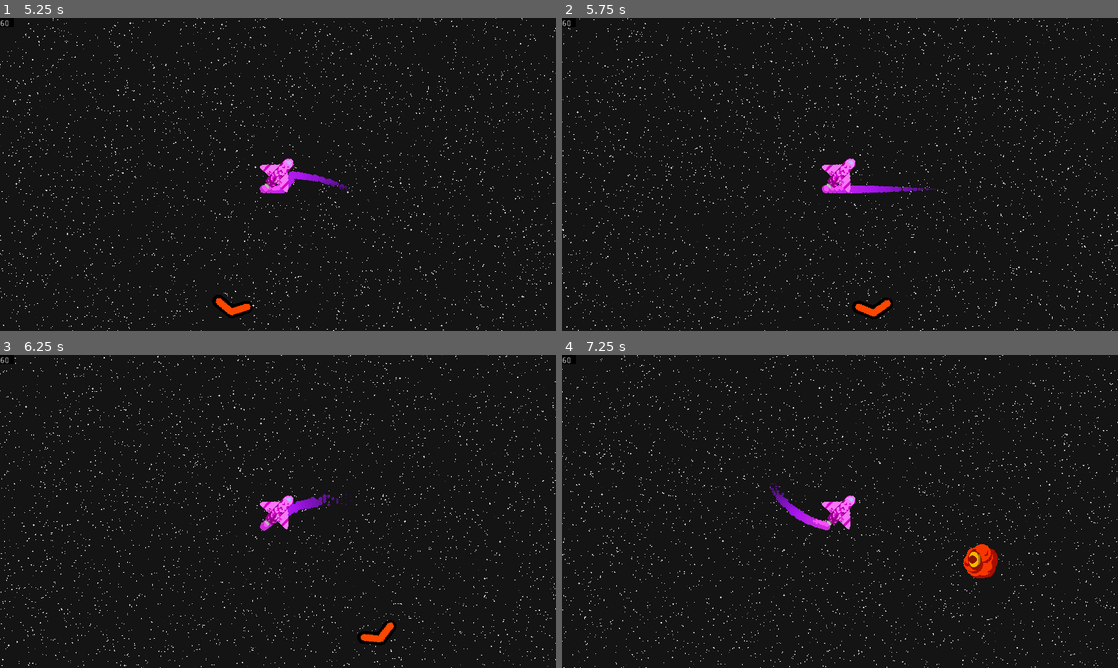
Above: before the commit, frames 1-4 (two rows, left to right).
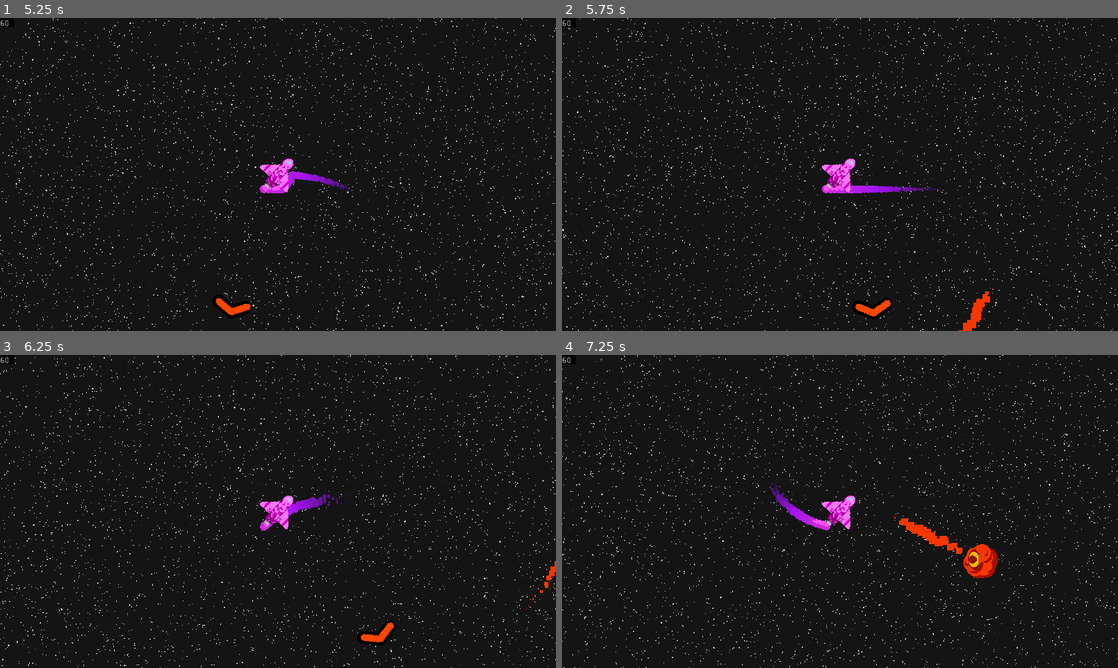
Above: after the commit, the same moments.

Repository: Jellonator/04-Space-Shooter
Game: Godot game, scene res://Gui/StartScreen.tscn
Two runs of this game, one before a commit and one after it. Both use one fixed random seed, a clock stepped at 60 frames per second and the inputs below.
Inputs (mouse positions are in pixels of both pictures, inside the frame that each line leads up to):
- Up to frame 1 (5.25 s): click "Play Game" at 0.5 s; tap Enter at 1.25 s; move the mouse to (400, 158) at 1.27 s; press the mouse at (400, 158) at 1.28 s; hold D (move_right) 1.28-2.03 s; move the mouse to (166, 190) at 2.02 s; release the mouse at (166, 190) at 2.03 s; hold S (move_down) 2.03-2.78 s; tap Shift (action_shoot_nonmouse) at 2.1 s; move the mouse to (333, 105) at 2.77 s; hold D (move_right) 2.78-3.53 s; hold Down (look_down) 2.78-3.53 s; move the mouse to (250, 237) at 3.52 s; hold W (move_up) 3.53-4.28 s; tap Left (look_left) at 3.6 s; click (250, 237) at 3.67 s; move the mouse to (444, 221) at 4.27 s; hold Right (look_right) 4.28-5.03 s; hold A (move_left) from 4.28 s (still down); move the mouse to (111, 127) at 5.02 s; tap Up (look_up) at 5.1 s
- Up to frame 2 (5.75 s): keep holding A (move_left)
- Up to frame 3 (6.25 s): move the mouse to (305, 511) at 5.77 s; release A (move_left) at 5.78 s; press the mouse at (305, 511) at 5.78 s; hold S (move_down) from 5.78 s (still down)
- Up to frame 4 (7.25 s): move the mouse to (756, 433) at 6.52 s; release S (move_down) at 6.53 s; release the mouse at (756, 433) at 6.53 s; hold D (move_right) from 6.53 s (still down); tap Shift (action_shoot_nonmouse) at 6.6 s

Frame 1 is identical in both runs. In frame 2, 0.2% of the frame differs, in the area x 71-78%, y 86-100%; in frame 3, less than 0.1%; in frame 4, 0.4%, in the area x 59-76%, y 51-67%.

Commit message:
Eye enemy now shoots

Diff:
--- /dev/null
+++ b/Object/Enemy/EnemyShot.gd
@@ -0,0 +1,18 @@
+extends Node2D
+
+export var velocity := Vector2(0, 0)
+var remove_time := 1.0
+
+func _physics_process(delta):
+	global_position += delta * velocity
+	if not $VisibilityNotifier2D.is_on_screen():
+		remove_time -= delta
+		if remove_time < 0:
+			queue_free()
+	else:
+		remove_time = 1.0
+	$Particles2D.position = velocity * delta * 6
+
+func _on_Area2D_body_entered(body):
+	print("BODY ENTERED")
+	queue_free()
--- /dev/null
+++ b/Object/Enemy/EnemyShot.tscn
@@ -0,0 +1,46 @@
+[gd_scene load_steps=7 format=2]
+
+[ext_resource path="res://Object/Enemy/EnemyShot.gd" type="Script" id=1]
+
+[sub_resource type="CircleShape2D" id=1]
+
+[sub_resource type="CurveTexture" id=2]
+
+[sub_resource type="Curve" id=3]
+_data = [ Vector2( 0.011396, 0 ), 0.0, 0.0, 0, 0, Vector2( 0.242165, 1 ), 0.0, 0.0, 0, 0, Vector2( 1, 0 ), 0.0, 0.0, 0, 0 ]
+
+[sub_resource type="CurveTexture" id=4]
+curve = SubResource( 3 )
+
+[sub_resource type="ParticlesMaterial" id=5]
+emission_shape = 1
+emission_sphere_radius = 4.0
+flag_disable_z = true
+gravity = Vector3( 0, 0, 0 )
+orbit_velocity = 0.0
+orbit_velocity_random = 0.0
+scale = 16.0
+scale_curve = SubResource( 4 )
+color = Color( 0.972549, 0.219608, 0, 1 )
+hue_variation = -1.0
+hue_variation_curve = SubResource( 2 )
+
+[node name="EnemyShot" type="Node2D"]
+script = ExtResource( 1 )
+
+[node name="Area2D" type="Area2D" parent="."]
+collision_layer = 0
+collision_mask = 2
+
+[node name="CollisionShape2D" type="CollisionShape2D" parent="Area2D"]
+shape = SubResource( 1 )
+
+[node name="Particles2D" type="Particles2D" parent="."]
+amount = 32
+lifetime = 0.75
+local_coords = false
+process_material = SubResource( 5 )
+
+[node name="VisibilityNotifier2D" type="VisibilityNotifier2D" parent="."]
+rect = Rect2( -16, -16, 32, 32 )
+[connection signal="body_entered" from="Area2D" to="." method="_on_Area2D_body_entered"]
--- a/Object/Enemy/EyeEnemy.gd
+++ b/Object/Enemy/EyeEnemy.gd
@@ -1,12 +1,20 @@
 extends "res://Object/Enemy/EnemyBase.gd"
+
+const SHOOT_SCENE := preload("res://Object/Enemy/EnemyShot.tscn")
+const SHOOT_SPEED := 320
+const SHOOT_RATE := 0.5
 
 const LOOK_LEN := Vector2(10, 6)
 const EYE_LEN := 4
-const LOOK_PLAYER_DIS := 500
 
 onready var node_socket := $Base/Socket
 onready var node_eye := $Base/Socket/Eye
 onready var eye_mat := node_eye.material as ShaderMaterial
+
+var shoot_time := 0.0
+
+func _ready():
+	shoot_time = rand_range(0.5, 1.5)
 
 func _physics_process(delta):
 	var player = get_nearest_player()
@@ -19,3 +27,10 @@
 		node_socket.position = LOOK_LEN * diff.normalized()
 #		node_eye.position = EYE_LEN * diff.normalized()
 		eye_mat.set_shader_param("offset", -diff.normalized() * EYE_LEN)
+		shoot_time -= delta * SHOOT_RATE
+		if shoot_time < 0:
+			shoot_time = rand_range(0.9, 1.1)
+			var shot = SHOOT_SCENE.instance()
+			get_parent().add_child(shot)
+			shot.global_position = global_position
+			shot.velocity = diff.normalized() * SHOOT_SPEED
